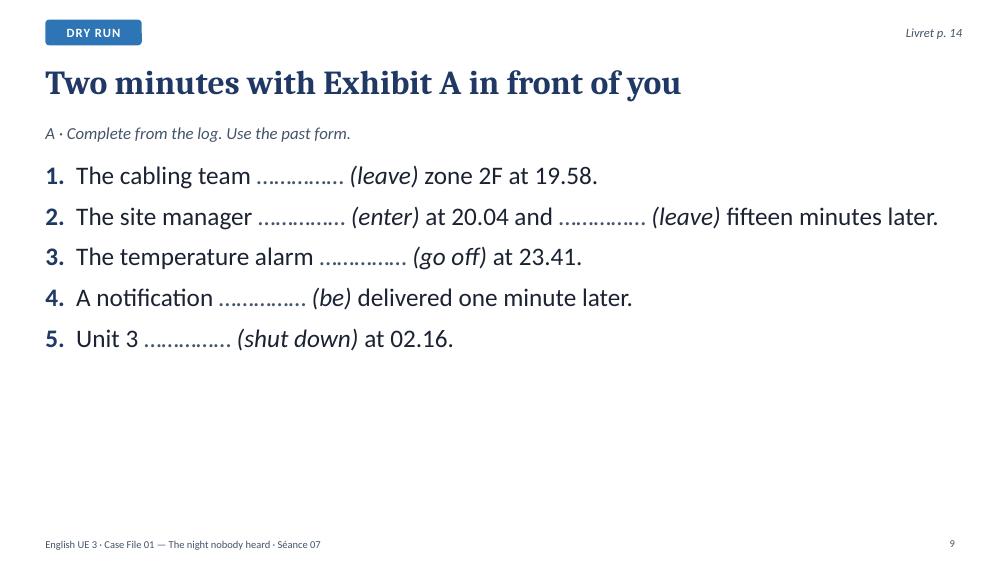
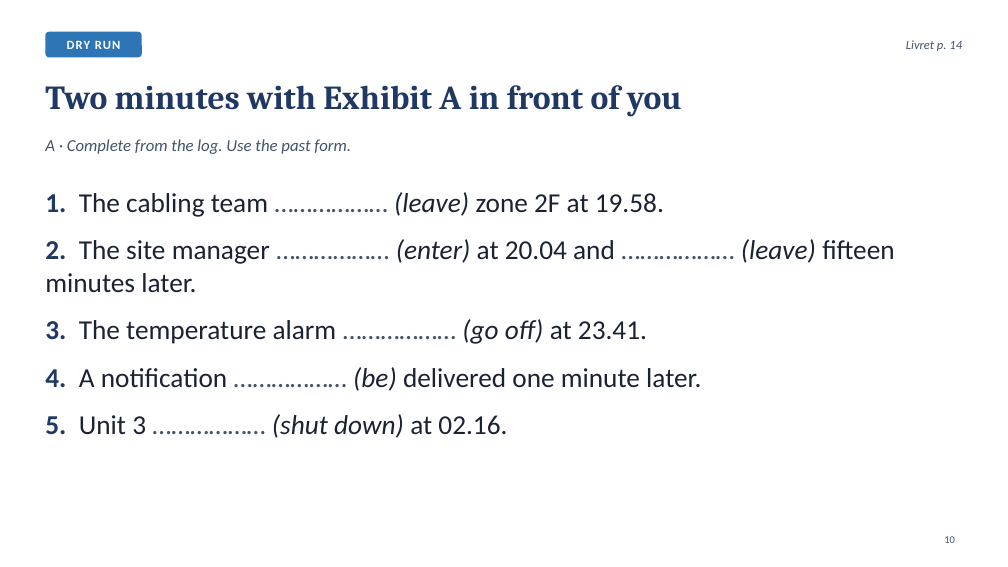
Before and after one commit to ajouniaux/talenleren, a slide deck: slide 10 of powerpoints/Seance_07_Scene3_Verbs_and_collocations.pptx (slide 9 before the commit). Drawn at 1008x567 pixels with LibreOffice and Linux fonts; fonts in the diff are those of the drawing. Boxes give left, top, right and bottom in pixels: in the first picture for what was removed or moved away, otherwise in the second. Text is boxed around its words. In the diff, an @@ line names an element or a change of style, - is before the commit and + after.

```diff
--- a/powerpoints/Seance_07_Scene3_Verbs_and_collocations.pptx
+++ b/powerpoints/Seance_07_Scene3_Verbs_and_collocations.pptx
@@ 2 texts, 1 rounded rectangle: place and size @@
-2 texts, 1 rounded rectangle at box(45, 20, 962, 142)
+2 texts, 1 rounded rectangle at box(45, 32, 962, 154)
@@ title "Two minutes with Exhibit A ...": place and size @@
-title "Two minutes with Exhibit A ..." at box(45, 70, 682, 102)
+title "Two minutes with Exhibit A ..." at box(45, 85, 682, 117)
@@ text at box(45, 192, 894, 438): text changed; size 24 to 26 pt @@
-1. The cabling team …………… (leave) zone 2F at 19.58.
-2. The site manager …………… (enter) at 20.04 and …………… (leave) fifteen minutes later.
-3. The temperature alarm …………… (go off) at 23.41.
-4. A notification …………… (be) delivered one minute later.
-5. Unit 3 …………… (shut down) at 02.16.
+1. The cabling team ……………… (leave) zone 2F at 19.58.
+2. The site manager ……………… (enter) at 20.04 and ……………… (leave) fifteen minutes later.
+3. The temperature alarm ……………… (go off) at 23.41.
+4. A notification ……………… (be) delivered one minute later.
+5. Unit 3 ……………… (shut down) at 02.16.
@@ page number added at box(944, 536, 955, 543), 10 pt, text #44546A @@
+10
@@ text removed at box(45, 540, 321, 550) @@
-English UE 3 · Case File 01 — The night nobody heard · Séance 07
@@ page number removed at box(950, 540, 955, 547) @@
-9
```
Also in this commit, not shown: 16 other slides changed, 7 slides added, 1 slide removed, 10 other files.
